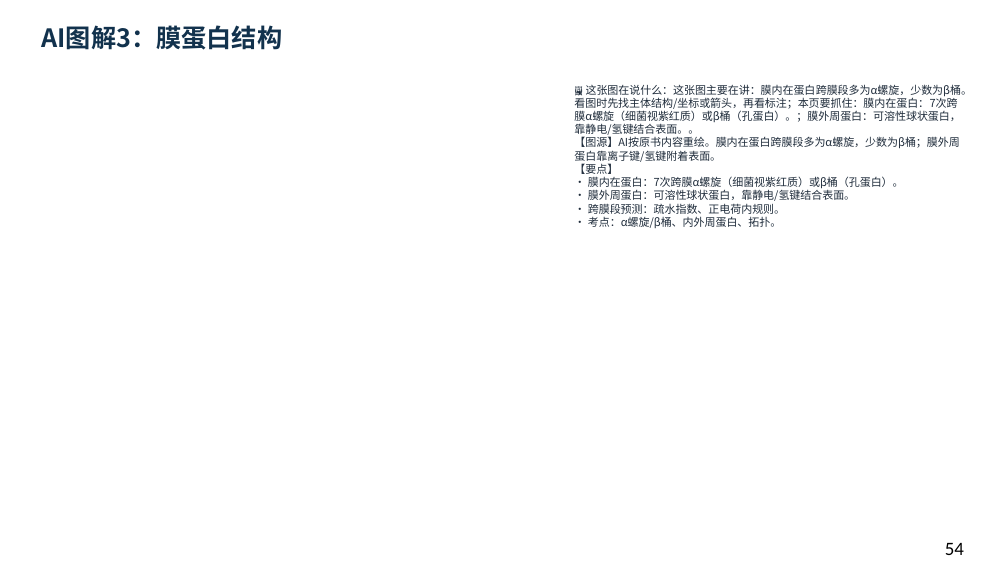
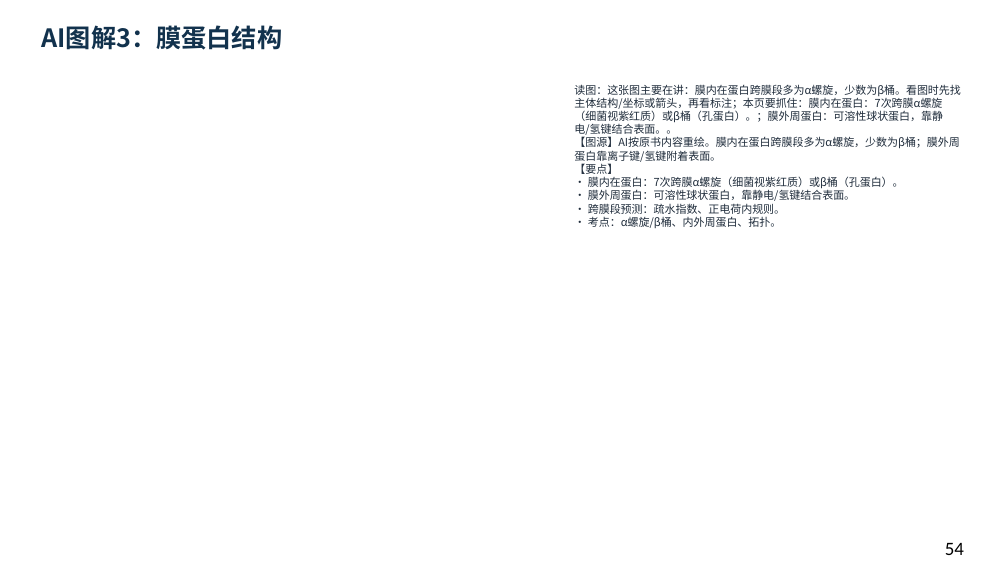
Before and after one commit to newkan-li/Biochemistry, a slide deck: slide 54 of downloads/bc03-ai-style.pptx. Drawn at 1008x567 pixels with LibreOffice and Linux fonts; fonts in the diff are those of the drawing. Boxes give left, top, right and bottom in pixels: in the first picture for what was removed or moved away, otherwise in the second. Text is boxed around its words. In the diff, an @@ line names an element or a change of style, - is before the commit and + after.

```diff
--- a/downloads/bc03-ai-style.pptx
+++ b/downloads/bc03-ai-style.pptx
@@ text at [574, 84, 960, 228]: text changed @@
-🖼 这张图在说什么：这张图主要在讲：膜内在蛋白跨膜段多为α螺旋，少数为β桶。看图时先找主体结构/坐标或箭头，再看标注；本页要抓住：膜内在蛋白：7次跨膜α螺旋（细菌视紫红质）或β桶（孔蛋白）。；膜外周蛋白：可溶性球状蛋白，靠静电/氢键结合表面。。
-【图源】AI按原书内容重绘。膜内在蛋白跨膜段多为α螺旋，少数为β桶；膜外周蛋白靠离子键/氢键附着表面。
-【要点】
-• 膜内在蛋白：7次跨膜α螺旋（细菌视紫红质）或β桶（孔蛋白）。
-• 膜外周蛋白：可溶性球状蛋白，靠静电/氢键结合表面。
-• 跨膜段预测：疏水指数、正电荷内规则。
-• 考点：α螺旋/β桶、内外周蛋白、拓扑。
+读图：这张图主要在讲：膜内在蛋白跨膜段多为α螺旋，少数为β桶。看图时先找主体结构/坐标或箭头，再看标注；本页要抓住：膜内在蛋白：7次跨膜α螺旋（细菌视紫红质）或β桶（孔蛋白）。；膜外周蛋白：可溶性球状蛋白，靠静电/氢键结合表面。。
+【图源】AI按原书内容重绘。膜内在蛋白跨膜段多为α螺旋，少数为β桶；膜外周蛋白靠离子键/氢键附着表面。
+【要点】
+• 膜内在蛋白：7次跨膜α螺旋（细菌视紫红质）或β桶（孔蛋白）。
+• 膜外周蛋白：可溶性球状蛋白，靠静电/氢键结合表面。
+• 跨膜段预测：疏水指数、正电荷内规则。
+• 考点：α螺旋/β桶、内外周蛋白、拓扑。
```
Also in this commit, not shown: 87 other slides changed, 3 other files.
